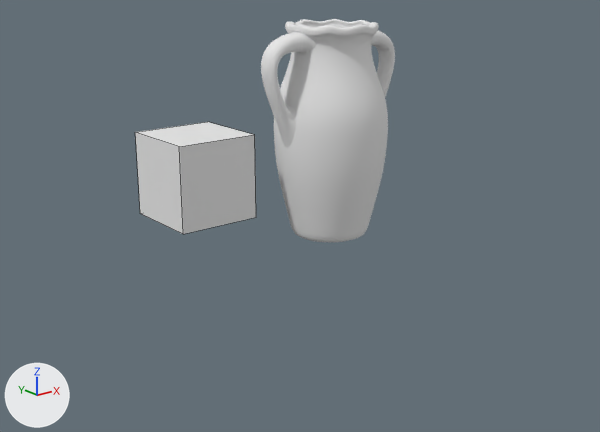
Renders of the Blender file exporter/tests/blend/vase.blend from each side of a commit.
One viewpoint serves both versions: a 50 mm camera at (-12.98, -15.05, 6.65) aimed at (-0.7, 0.3, 0.51). Arrows for +X, +Y and +Z are at lower left; the lights stay in place. Mesh edges are drawn as thin lines on the coarser meshes.
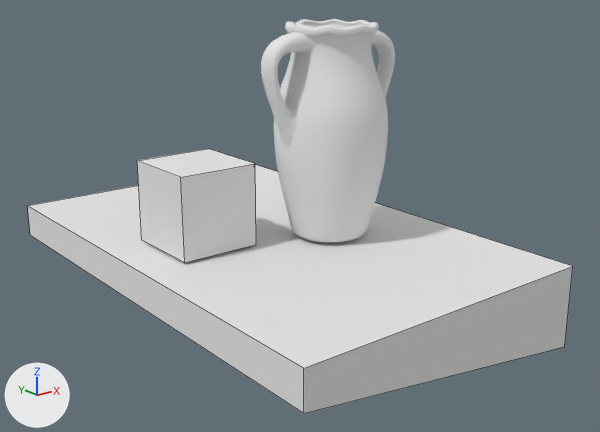
Location of each change, [x1, y1, x2, y2] in pixels of the pictures (600 x 432 px):
'floor', added: after [27, 165, 573, 413]
'Cube', moved: before [135, 122, 256, 234]; after [137, 149, 256, 263]

The change, as a list of edits to the scene's bpy script:
```text
Add mat_material_002:
    mat_material_002 = diffuse_material('Material.002')
    mat_material_002.base_color = (0.8, 0.8, 0.8)  # white #e7e7e7
Add me_cube_001:
    me_cube_001.from_pydata([(-3.9, -2.75, -1.74), (-3.9, -2.75, -0.86), (-3.9, 9.58, -1.74), (-3.9, 9.58, -0.86), (3.9, -2.75, -2.86), (3.9, -2.75, -0.86), (3.9, 9.58, -1.74), (3.9, 9.58, -0.86)], [], [(1, 3, 2, 0), (3, 7, 6, 2), (7, 5, 4, 6), (5, 1, 0, 4), (0, 2, 6, 4), (5, 7, 3, 1)])
    me_cube_001.materials.append(mat_material_002)  # its picture is missing
Change ob_cube:
    ob_cube.location: (-2.98, 1.38, 1.71) -> (-2.98, 1.38, 1.03)
Add ob_floor:
    ob_floor = bpy.data.objects.new('floor', me_cube_001)
    ob_floor.location = (-1.07, -2.39, 0.83)
```
